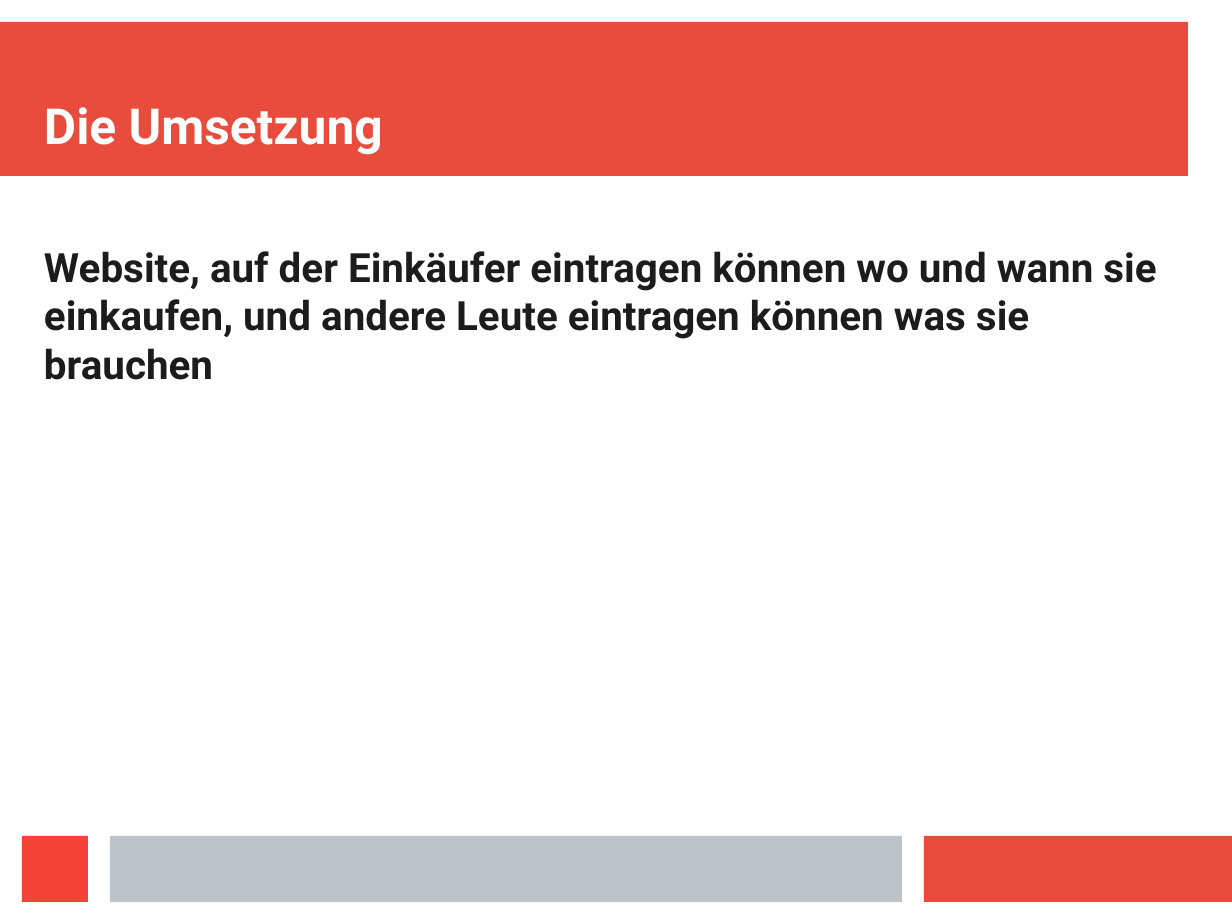
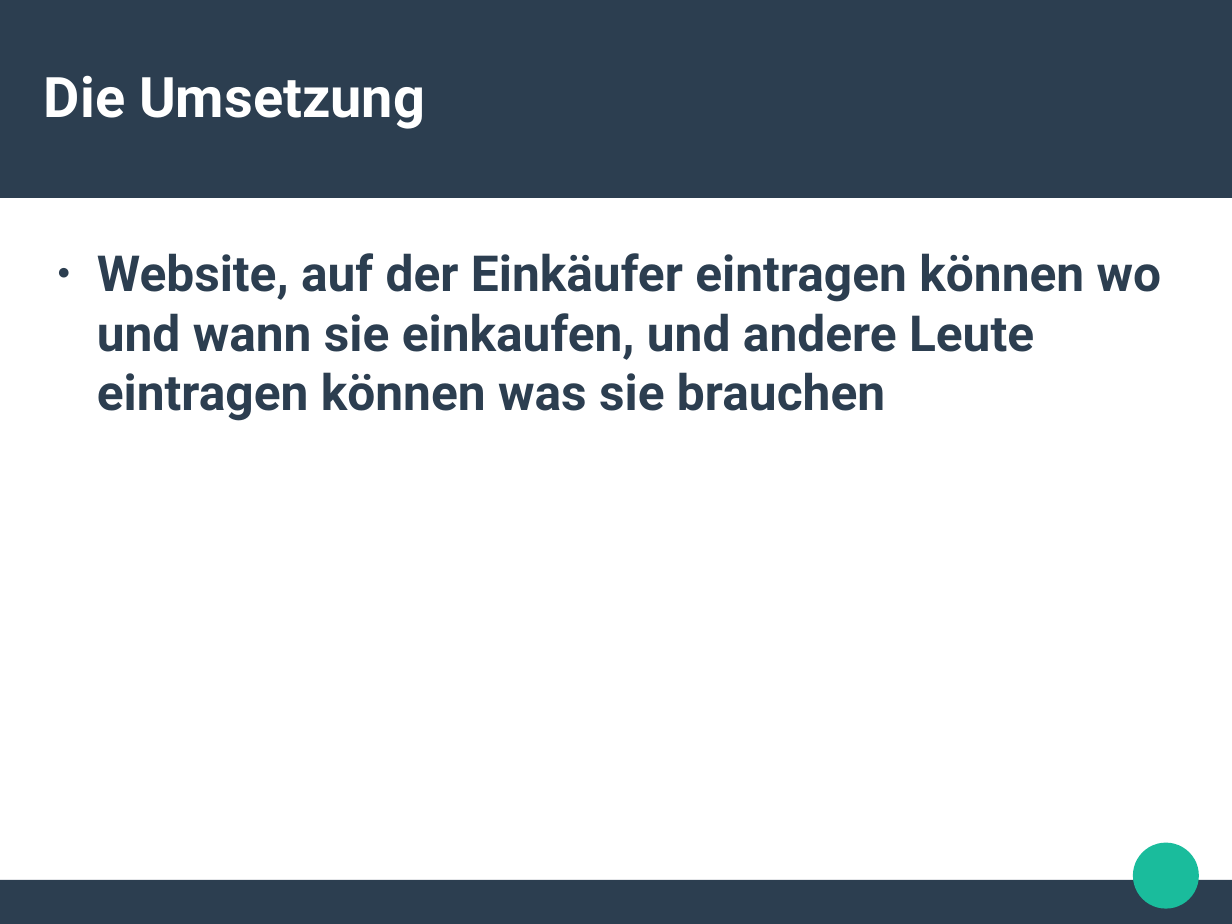
Before and after one commit to freiqu/Buy2gether, a slide deck: slide 4 of Praesentation.odp. Drawn at 1232x924 pixels with LibreOffice and Linux fonts; fonts in the diff are those of the drawing. Boxes give left, top, right and bottom in pixels: in the first picture for what was removed or moved away, otherwise in the second. Text is boxed around its words. In the diff, an @@ line names an element or a change of style, - is before the commit and + after.

```diff
--- a/Praesentation.odp
+++ b/Praesentation.odp
@@ rectangle: place and size @@
-rectangle at (0, 22, 1188, 177)
+rectangle at (0, 0, 1232, 198)
@@ rectangle at (0, 0, 1232, 198): fill #E74C3C to #2C3E50 @@
@@ title "Die Umsetzung": place and size @@
-title "Die Umsetzung" at (44, 107, 383, 155)
+title "Die Umsetzung" at (44, 75, 425, 129)
@@ title "Die Umsetzung" at (44, 75, 425, 129): size 32 to 36 pt; vertical alignment bottom to middle @@
@@ text "Website, auf der Einkäufer eintragen ..." at (97, 253, 1162, 421): size 26 to 32 pt, text colour #1C1C1C to #2C3E50; bullet none to ●; more space between paragraphs @@
@@ rectangle removed at (22, 836, 88, 902) @@
@@ rectangle removed at (110, 836, 902, 902) @@
@@ rectangle removed at (925, 836, 1232, 902) @@
@@ ellipse added at (1134, 843, 1200, 909), fill #1ABC9C @@
@@ rectangle added at (0, 880, 1232, 923), fill #2C3E50 @@
```
Also in this commit, not shown: 5 other slides changed, 1 other file.
